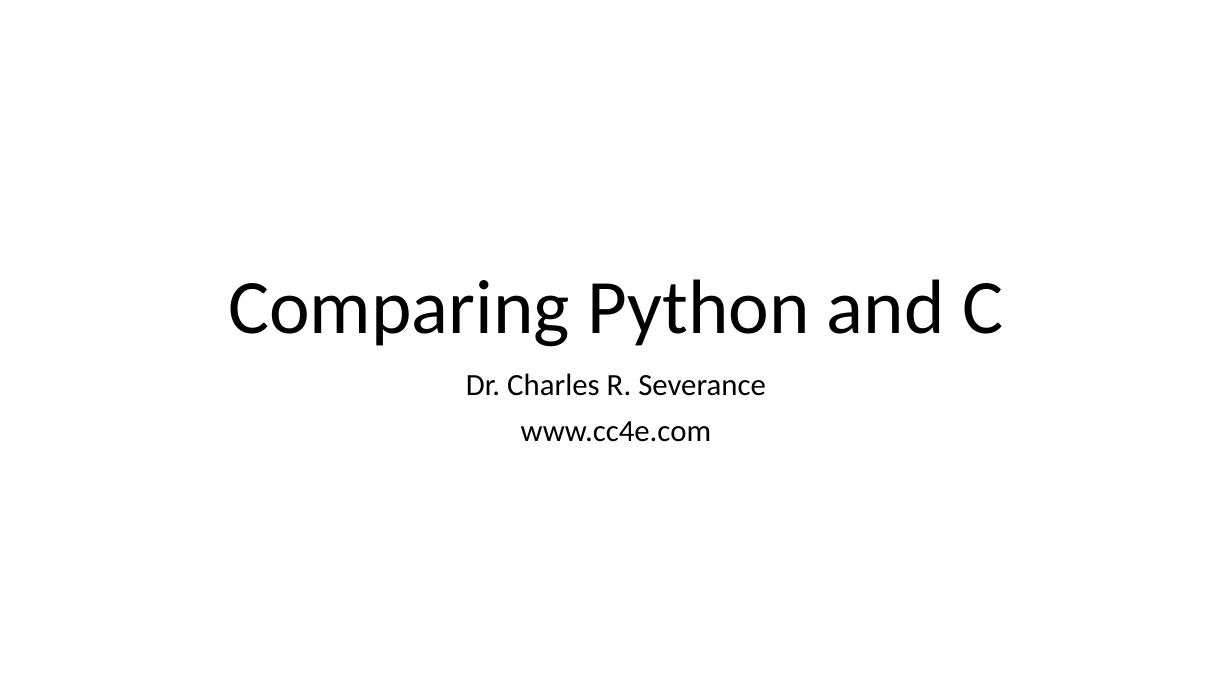
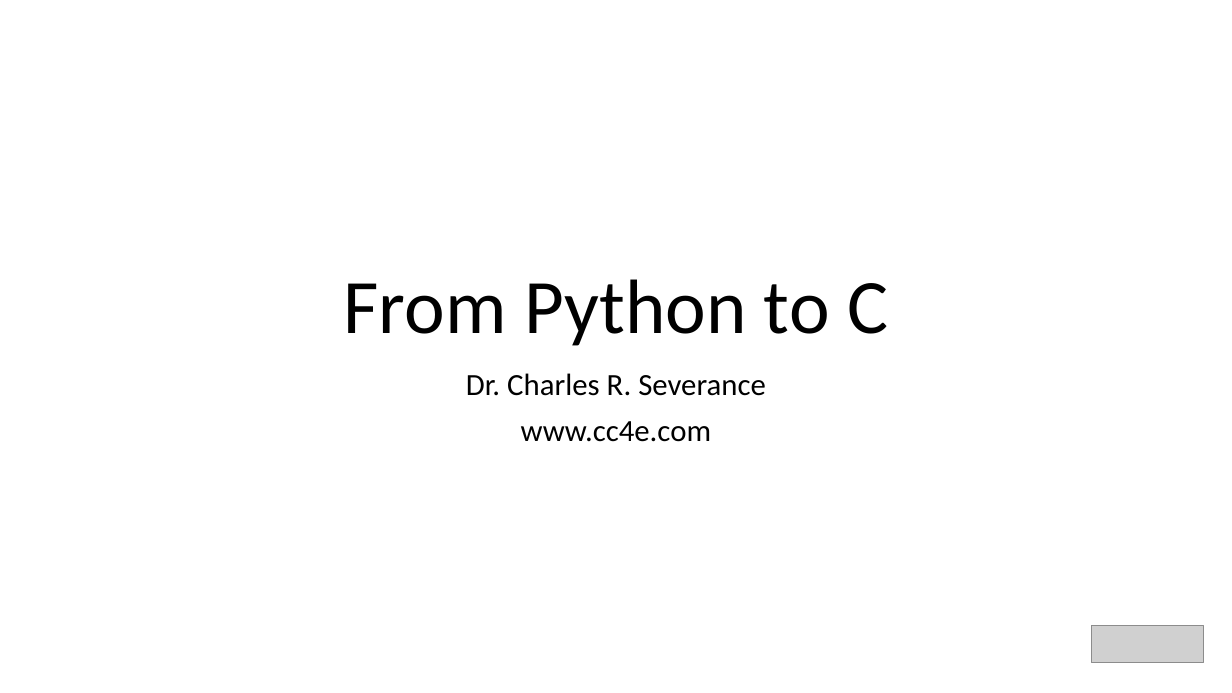
Before and after one commit to csev/cc4e, a slide deck: slide 1 of lectures/CC-02-Python.pptx. Drawn at 1232x693 pixels with LibreOffice and Linux fonts; fonts in the diff are those of the drawing; grey boxes stand for pictures. Boxes give left, top, right and bottom in pixels: in the first picture for what was removed or moved away, otherwise in the second. Text is boxed around its words. In the diff, an @@ line names an element or a change of style, - is before the commit and + after.

```diff
--- a/lectures/CC-02-Python.pptx
+++ b/lectures/CC-02-Python.pptx
@@ title at <box>344,279,888,346</box>: text changed @@
-Comparing Python and C
+From Python to C
@@ picture added at <box>1092,625,1203,663</box> @@
```
Also in this commit, not shown: 1 slide removed, 2 other files.
